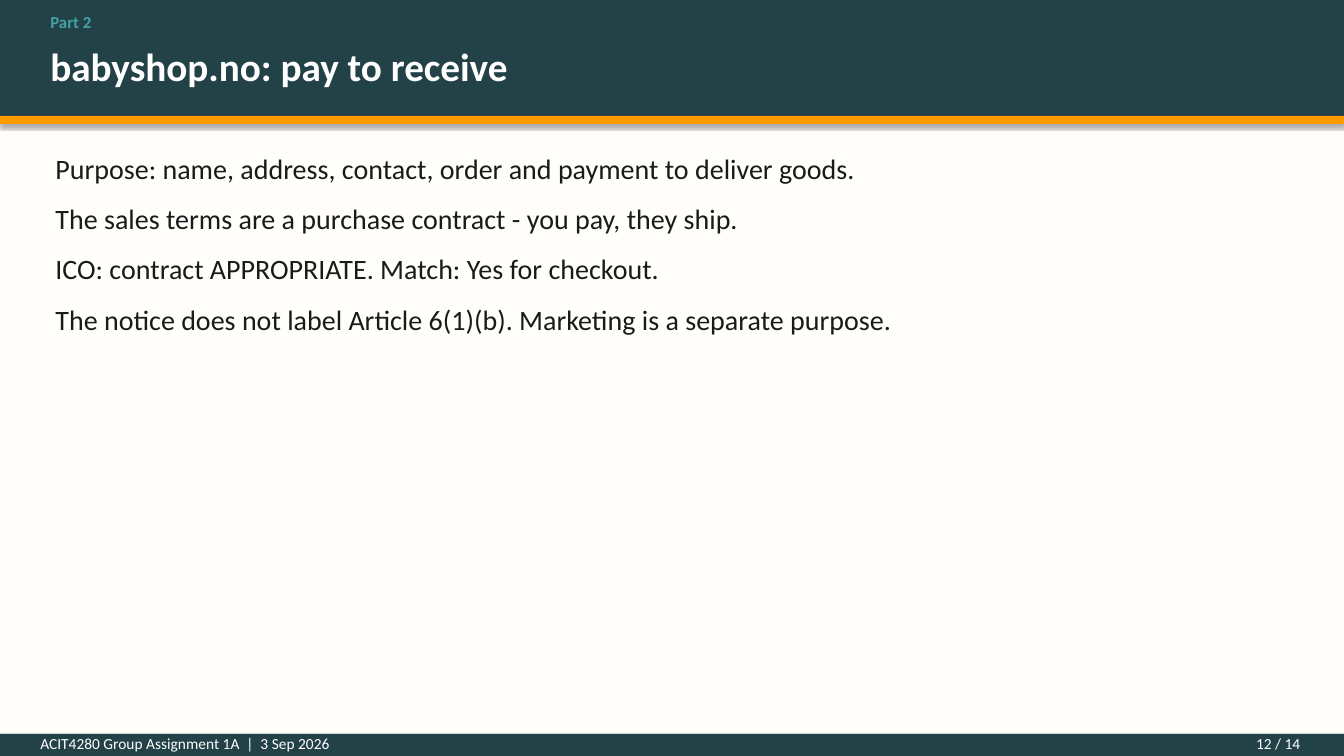
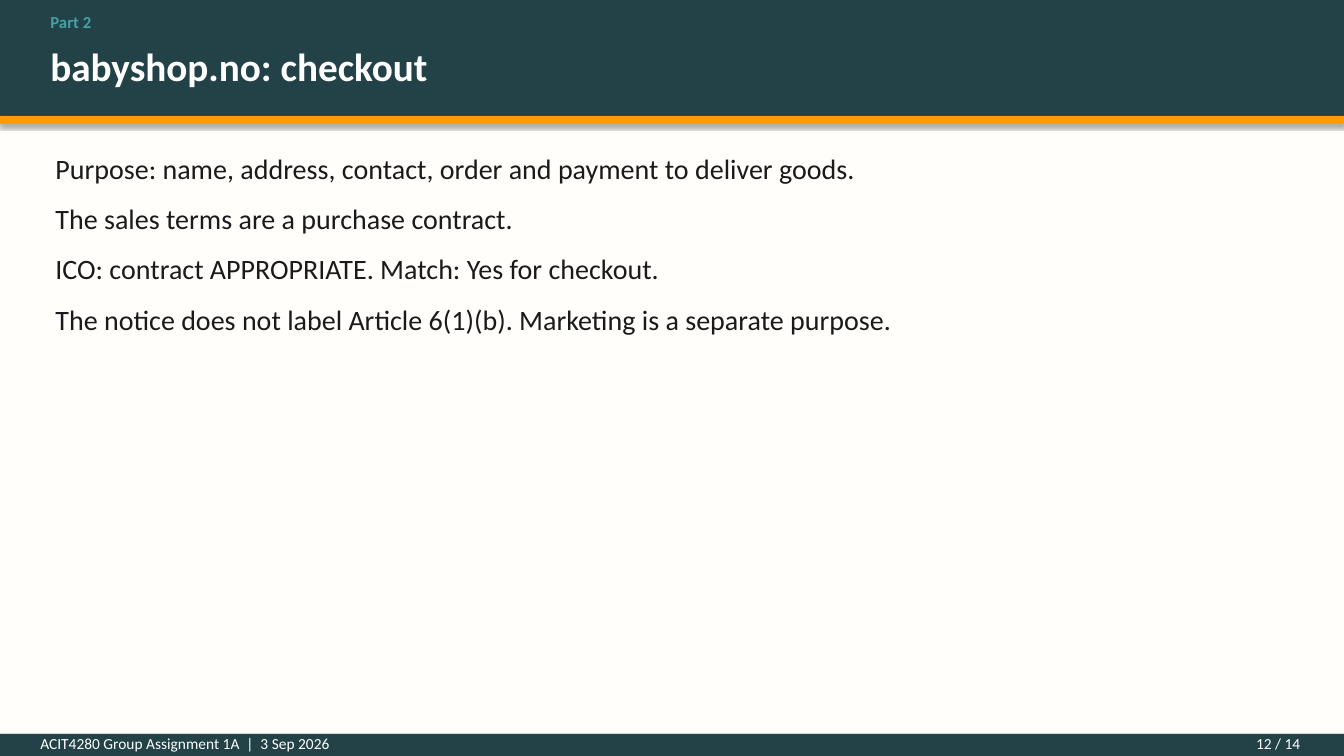
Before and after one commit to kasa031/Bacheloroppgave, a slide deck: slide 12 of ACIT4280_1A_presentation.pptx. Drawn at 1344x756 pixels with LibreOffice and Linux fonts; fonts in the diff are those of the drawing. Boxes give left, top, right and bottom in pixels: in the first picture for what was removed or moved away, otherwise in the second. Text is boxed around its words. In the diff, an @@ line names an element or a change of style, - is before the commit and + after.

```diff
--- a/ACIT4280_1A_presentation.pptx
+++ b/ACIT4280_1A_presentation.pptx
@@ text at (50,53,428,87): text changed @@
-babyshop.no: pay to receive
+babyshop.no: checkout
@@ text at (55,209,513,234): text changed @@
-The sales terms are a purchase contract - you pay, they ship.
+The sales terms are a purchase contract.
```
Also in this commit, not shown: 13 other slides changed, 4 other files.
